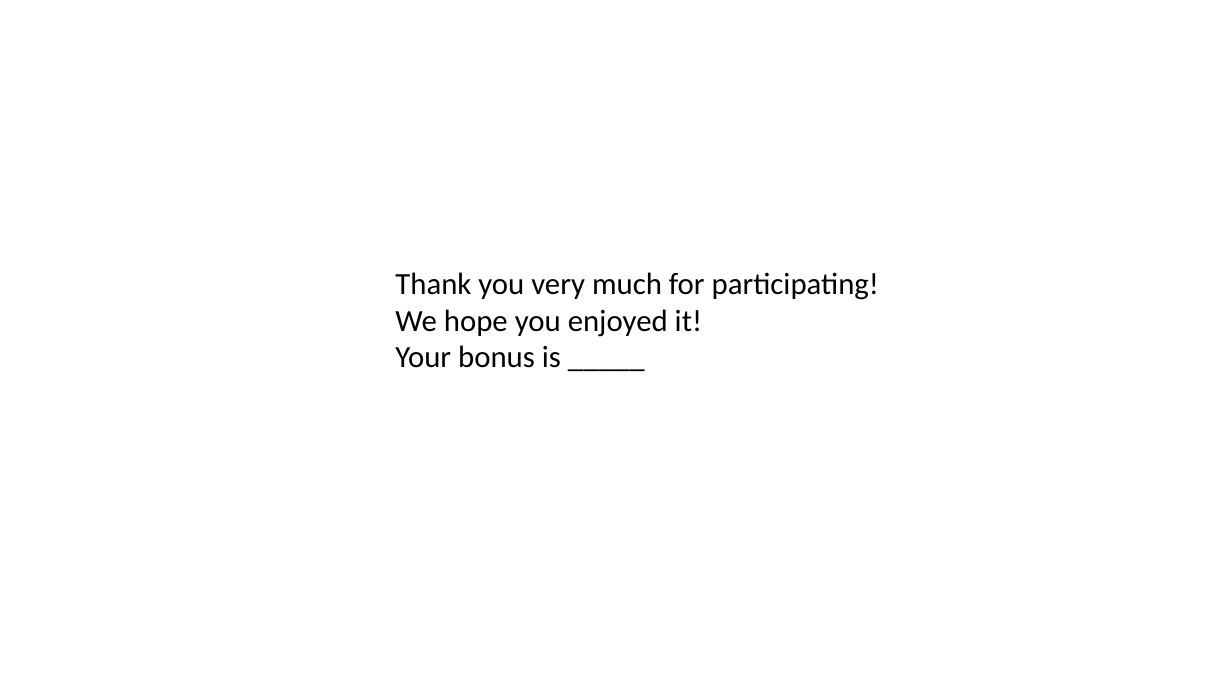
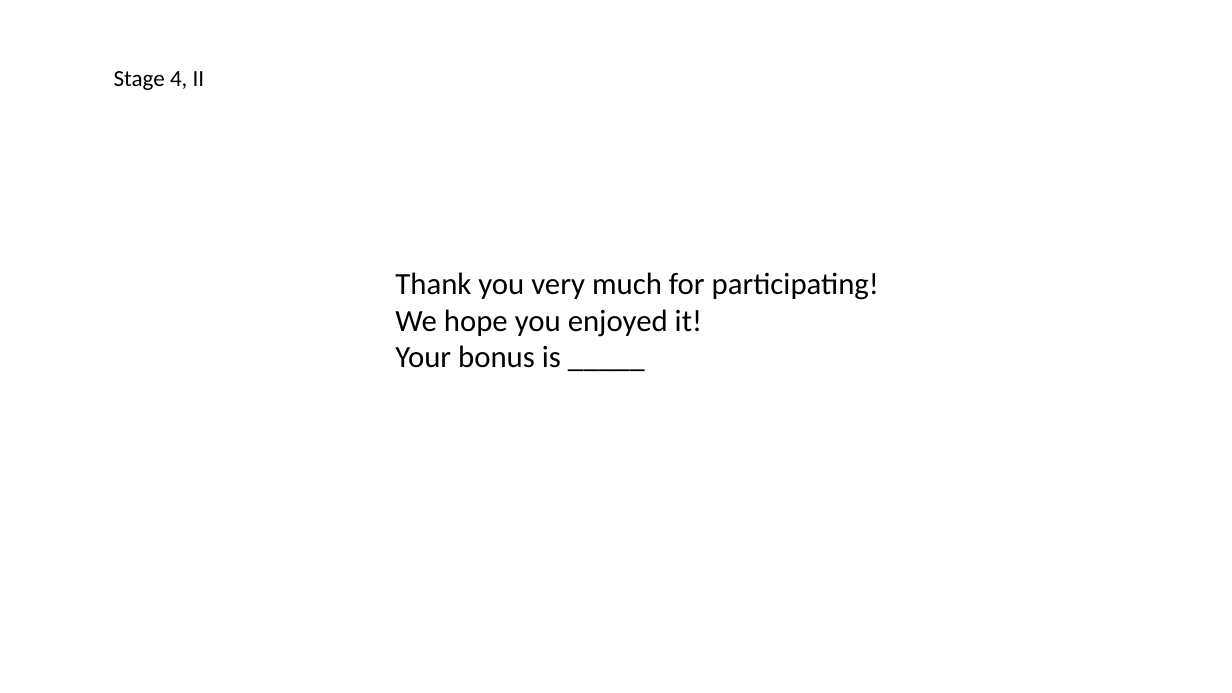
Before and after one commit to ZWLori/robo-advisor, a slide deck: slide 7 of PRD/mock-ups for Yihan's project.pptx (slide 6 before the commit). Drawn at 1232x693 pixels with LibreOffice and Linux fonts; fonts in the diff are those of the drawing. Boxes give left, top, right and bottom in pixels: in the first picture for what was removed or moved away, otherwise in the second. Text is boxed around its words. In the diff, an @@ line names an element or a change of style, - is before the commit and + after.

```diff
--- a/PRD/mock-ups for Yihan's project.pptx
+++ b/PRD/mock-ups for Yihan's project.pptx
@@ text added at <box>114,71,205,90</box>, 18 pt, text #000000 @@
+Stage 4, II
```
Also in this commit, not shown: 5 other slides changed, 1 slide added, 1 slide removed, 3 other files.
